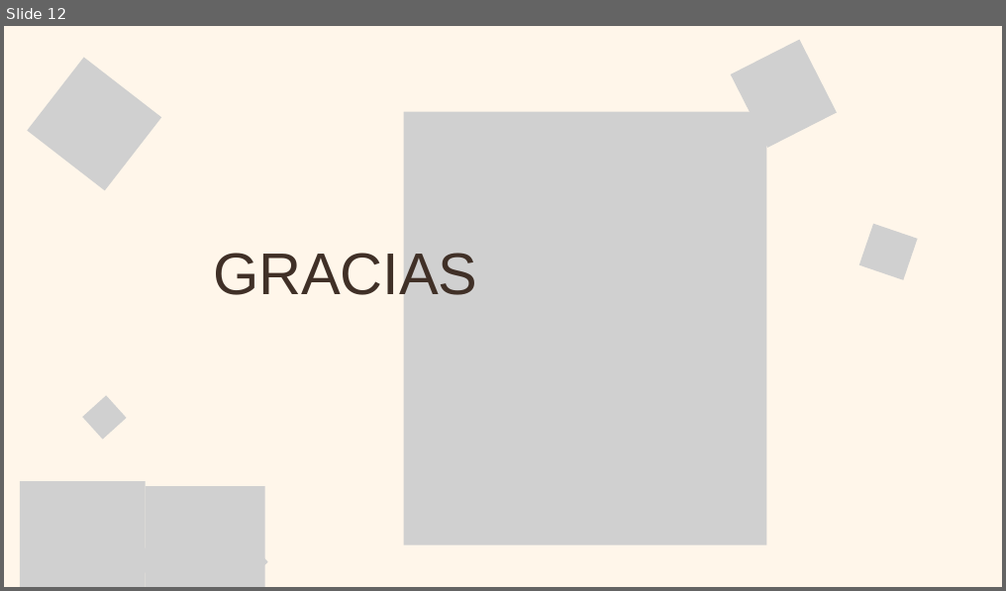
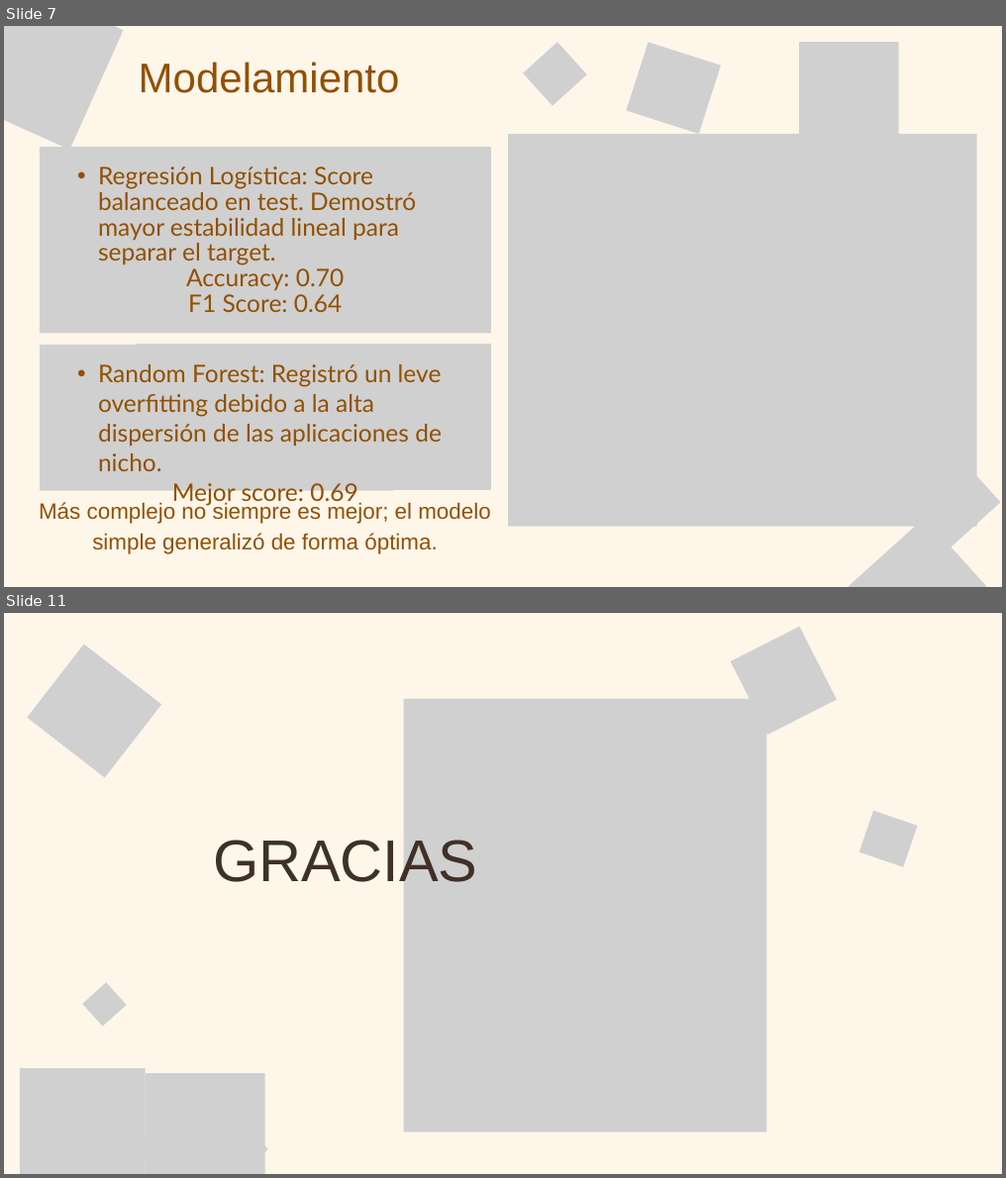
Before and after one commit to JavieraFuenzalidaI/Evaluacion3, a slide deck: PresentaciónEv3.pptx. Shown one above the other, each under a label of ours: slide 12 before the commit, slides 7 and 11 after it; the slides between them are not shown. The pictures are 1006x591 and 1006x1178 pixels, drawn with LibreOffice and Linux fonts; fonts in the diff are those of the drawing; grey boxes stand for pictures. Boxes give left, top, right and bottom in pixels: in the first picture for what was removed or moved away, otherwise in the second. Text is boxed around its words. In the diff, an @@ line names an element or a change of style, - is before the commit and + after.

```diff
--- a/PresentaciónEv3.pptx
+++ b/PresentaciónEv3.pptx
@@ slide 7 added at bbox=[4, 26, 1002, 587], background #FFF6EA @@
@@ picture added at bbox=[4, 26, 123, 150] @@
@@ picture added at bbox=[523, 42, 586, 106] @@
@@ picture added at bbox=[626, 42, 721, 134] @@
@@ picture added at bbox=[799, 42, 899, 178] @@
@@ text added at bbox=[139, 62, 400, 93], 60 pt, text #925000 @@
+Modelamiento
@@ picture added at bbox=[508, 134, 977, 527] @@
@@ picture added at bbox=[40, 147, 491, 333] @@
@@ text added at bbox=[98, 167, 416, 312], 35 pt, text #925000 @@
+  • Regresión Logística: Score balanceado en test. Demostró mayor estabilidad lineal para separar el target.
+Accuracy: 0.70
+F1 Score: 0.64
@@ picture added at bbox=[40, 345, 394, 491] @@
@@ picture added at bbox=[137, 344, 491, 490] @@
@@ text added at bbox=[98, 365, 442, 506], 35 pt, text #925000 @@
+  • Random Forest: Registró un leve overfitting debido a la alta dispersión de las aplicaciones de nicho.
+Mejor score: 0.69
@@ picture added at bbox=[891, 447, 1000, 556] @@
@@ text added at bbox=[39, 501, 490, 555], 32 pt, text #925000 @@
+Más complejo no siempre es mejor; el modelo simple generalizó de forma óptima.
@@ picture added at bbox=[834, 518, 1002, 587] @@
@@ what was slide 12 is now slide 11 @@
```
Also in this commit, not shown: 4 slides changed, 5 other slides added, 7 slides removed.
